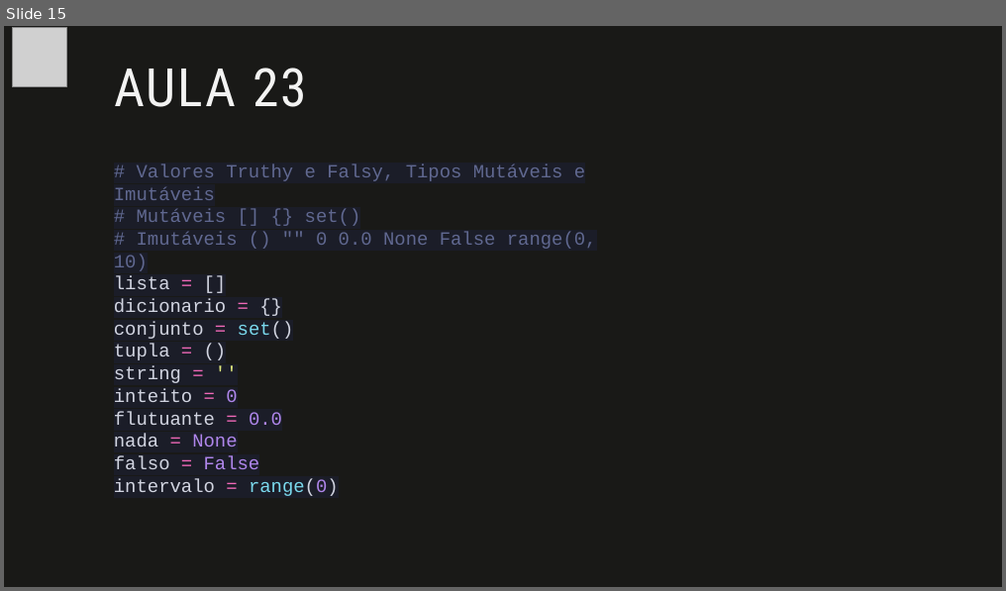
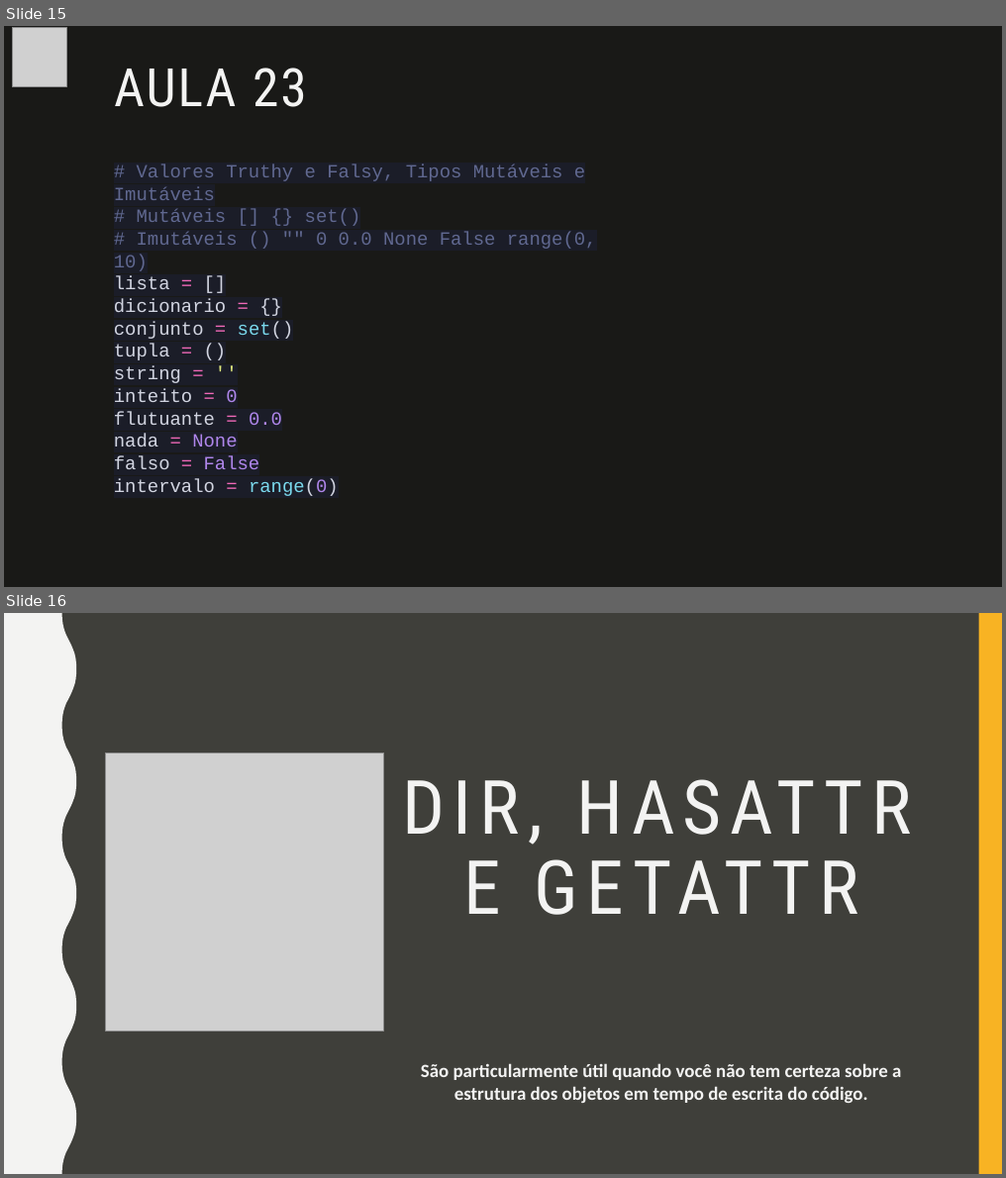
Before and after one commit to fabio-sudo/PythonCurso, a slide deck: Python_Dev/Python Intermediário/Material Python/5 Lista/5- Lista.pptx. Shown one above the other, each under a label of ours: slide 15 before the commit, slides 15 and 16 after it. The pictures are 1006x591 and 1006x1178 pixels, drawn with LibreOffice and Linux fonts; fonts in the diff are those of the drawing; grey boxes stand for pictures. Boxes give left, top, right and bottom in pixels: in the first picture for what was removed or moved away, otherwise in the second. Text is boxed around its words. In the diff, an @@ line names an element or a change of style, - is before the commit and + after.

```diff
--- a/Python_Dev/Python Intermediário/Material Python/5 Lista/5- Lista.pptx
+++ b/Python_Dev/Python Intermediário/Material Python/5 Lista/5- Lista.pptx
@@ slide 16 added at [4, 613, 1002, 1174], background #3F3F3A @@
@@ rectangle added at [4, 613, 27, 1174], fill #F3F3F2 @@
@@ rectangle added at [4, 613, 1002, 1174], fill #3F3F3A @@
@@ freeform shape added at [4, 613, 76, 1174], fill #F3F3F2 @@
@@ rectangle added at [979, 613, 1002, 1174], fill #F8B323 @@
@@ picture added at [106, 753, 384, 1032] @@
@@ title added at [463, 861, 501, 914], 72 pt, text #F3F3F2 @@
+DIR, HASATTR E GETATTR
@@ text added at [421, 1063, 901, 1103], 18 pt, text #F3F3F2, bold @@
+São particularmente útil quando você não tem certeza sobre a estrutura dos objetos em tempo de escrita do código.
```
Also in this commit, not shown: 3 other slides added, 1 other file.
